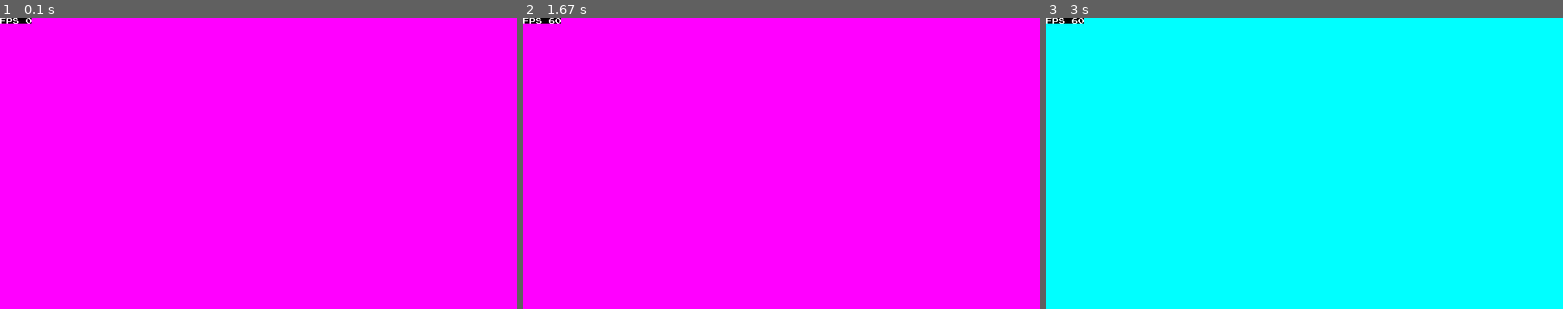
Above: before the commit, frames 1-3 (left to right).
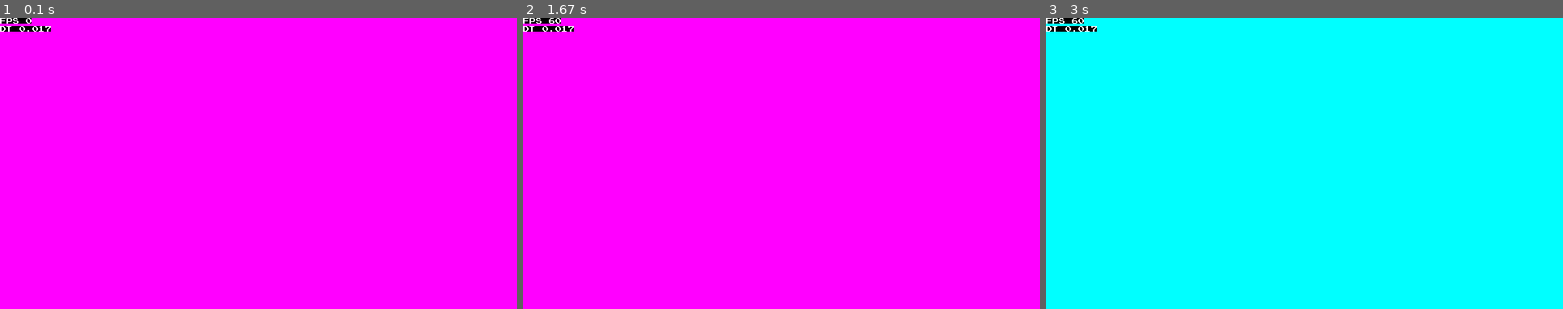
Above: after the commit, the same moments.

Repository: SebZanardo/The-Ultimate-Pygame-Structure
Game: pygame game, started from main.py
Two runs of this game, one before a commit and one after it. Both use one fixed random seed, a clock stepped at 60 frames per second and the inputs below.
Inputs (mouse positions are in pixels of both pictures, inside the frame that each line leads up to):
- Up to frame 1 (0.1 s): no input
- Up to frame 2 (1.67 s): tap Space at 0.33, 1.33 s; tap Enter at 0.67, 1 s
- Up to frame 3 (3 s): tap Enter at 1.67 s; tap Space at 2 s; click (1144, 230) at 2.88 s

The runs differ from the first frame. In frame 1, 0.2% of the frame differs, in the area x 0-10%, y 2-5%; in frame 2, 0.2%; in frame 3, 0.2%.

Commit message:
Correct comment. Added debug text for delta time

Diff:
--- a/config/core.py
+++ b/config/core.py
@@ -44,11 +44,12 @@
 
             # For easy performance testing
             font.render_to(self.window, (0, 0), f"FPS {self.clock.get_fps():.0f}")
+            font.render_to(self.window, (0, 10), f"DT {dt}")
 
             pygame.display.flip()
 
     def calculate_delta_time(self, elapsed_time: int) -> float:
-        return elapsed_time / 1000  # Convert to ms
+        return elapsed_time / 1000.0  # Convert to seconds
 
     def get_input(self) -> InputBuffer:
         keys_pressed = pygame.key.get_just_pressed()
